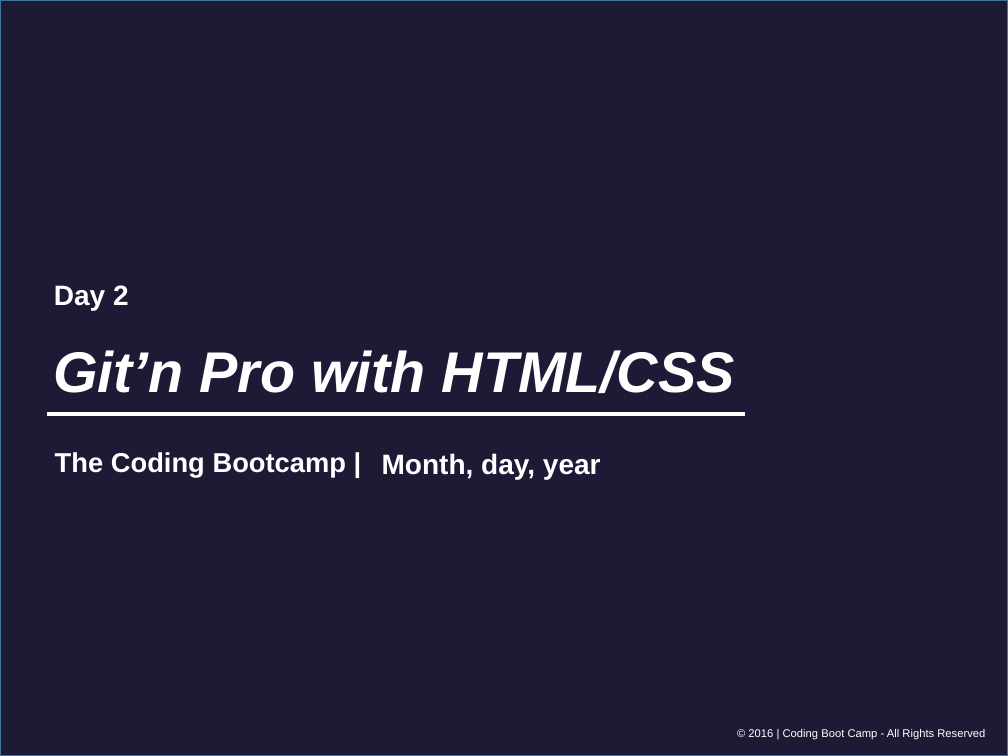
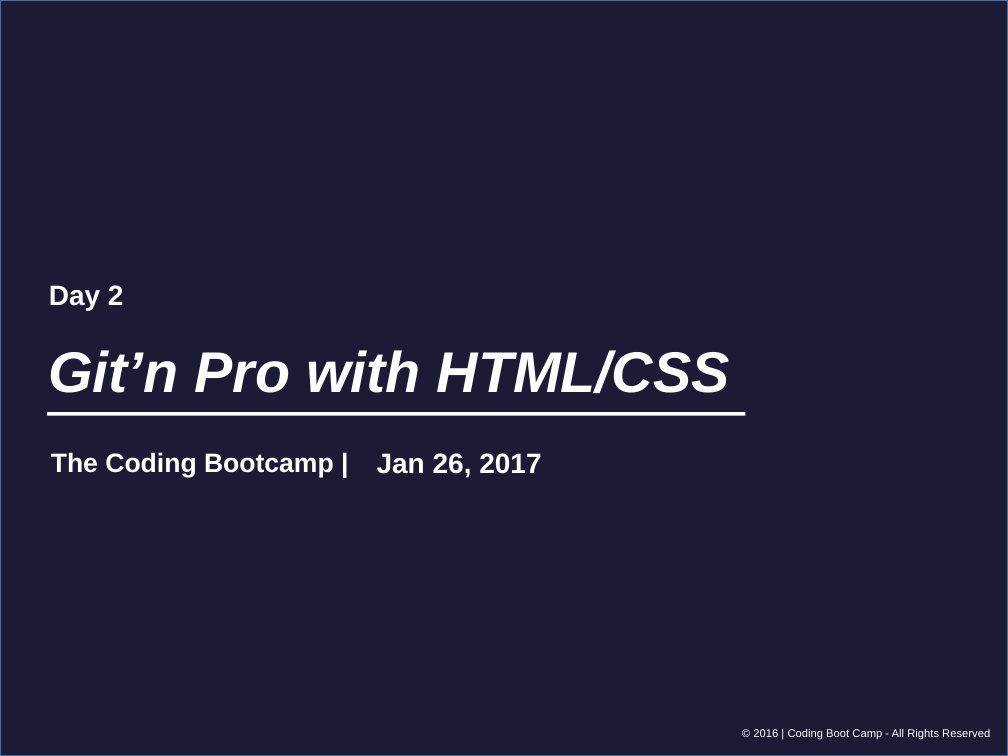
Before and after one commit to andwele/sequelizedBurger, a slide deck: slide 1 of 01-html-css-three-days/1-Class-Content/1.2/Slide-Shows/Gitn_Pro_HTML_CSS.pptx. Drawn at 1008x756 pixels with LibreOffice and Linux fonts; fonts in the diff are those of the drawing. Boxes give left, top, right and bottom in pixels: in the first picture for what was removed or moved away, otherwise in the second. Text is boxed around its words. In the diff, an @@ line names an element or a change of style, - is before the commit and + after.

```diff
--- a/01-html-css-three-days/1-Class-Content/1.2/Slide-Shows/Gitn_Pro_HTML_CSS.pptx
+++ b/01-html-css-three-days/1-Class-Content/1.2/Slide-Shows/Gitn_Pro_HTML_CSS.pptx
@@ rectangle at <box>0,0,1008,756</box>: outline #43739E 1 pt to #42719B 1 pt @@
@@ text "The Coding Bootcamp |" at <box>51,452,334,477</box>: size 19.5 to 19 pt @@
@@ text at <box>377,453,541,478</box>: text changed @@
-Month, day, year
+Jan 26, 2017
@@ 2 texts, 1 title: place and size @@
-2 texts, 1 title at <box>53,285,985,739</box>
+2 texts, 1 title at <box>48,285,990,739</box>
```
Also in this commit, not shown: 54 other slides changed.
